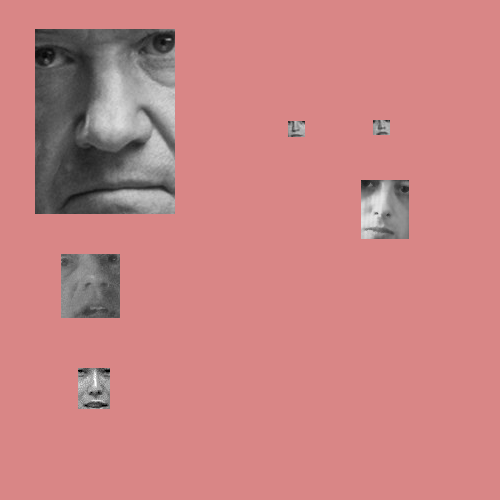
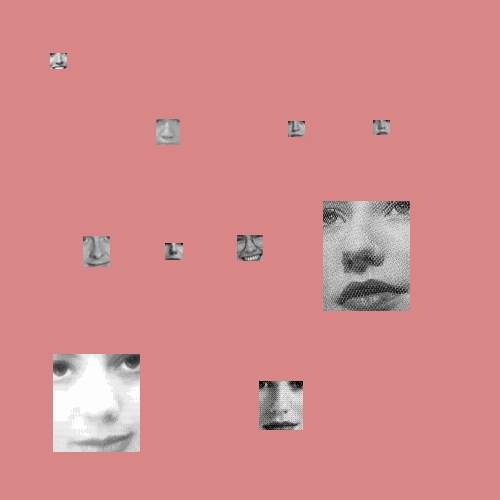
Before/after of a 500px x 500px layered artwork. What changed in the layer stack:
painted on "Faces" over left=35, top=29, right=410, bottom=452
